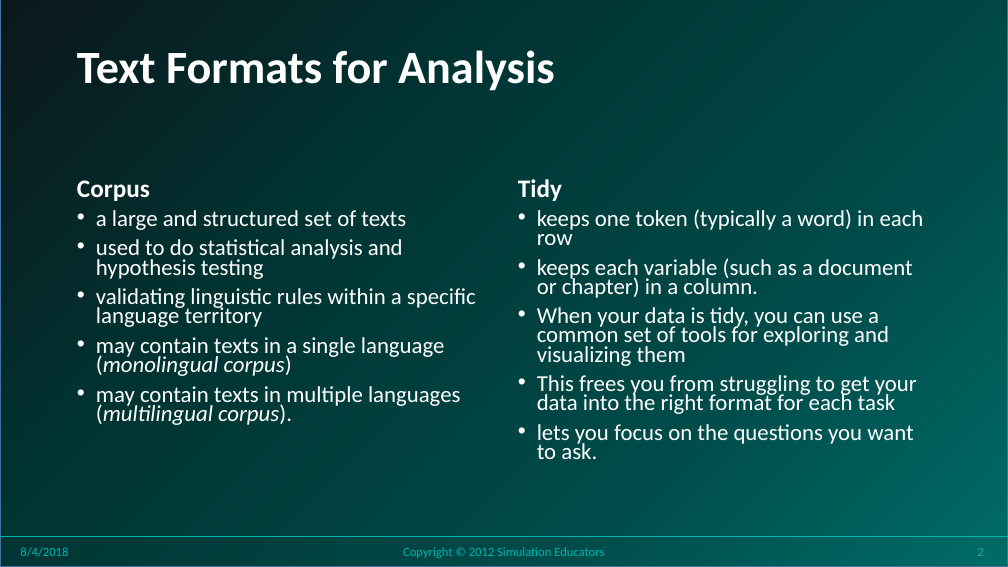
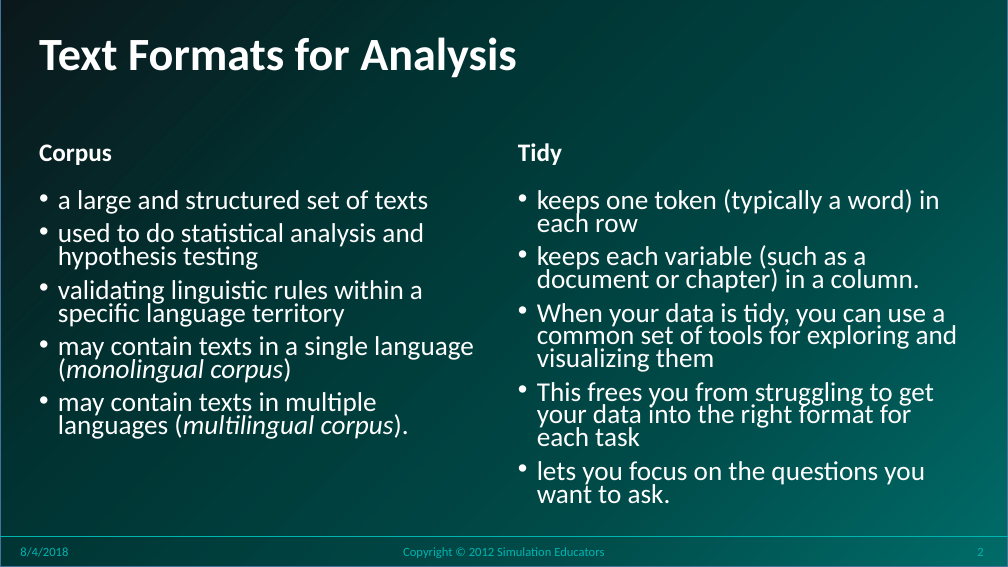
Before and after one commit to stricje1/VIT_University, a slide deck: slide 2 of Predictive_Modeling/PPT/Seminar 13 - Sentiment Modeling.pptx. Drawn at 1008x567 pixels with LibreOffice and Linux fonts; fonts in the diff are those of the drawing; background and template pictures are left out. Boxes give left, top, right and bottom in pixels: in the first picture for what was removed or moved away, otherwise in the second. Text is boxed around its words. In the diff, an @@ line names an element or a change of style, - is before the commit and + after.

```diff
--- a/Predictive_Modeling/PPT/Seminar 13 - Sentiment Modeling.pptx
+++ b/Predictive_Modeling/PPT/Seminar 13 - Sentiment Modeling.pptx
@@ title "Text Formats for Analysis": place and size @@
-title "Text Formats for Analysis" at box(77, 50, 555, 91)
+title "Text Formats for Analysis" at box(39, 37, 517, 78)
@@ text "Corpus" at box(39, 144, 112, 165): vertical alignment bottom to middle @@
@@ text "Corpus": place and size @@
-text "Corpus" at box(77, 180, 150, 201)
+text "Corpus" at box(39, 144, 112, 165)
@@ text "Tidy": place and size @@
-text "Tidy" at box(518, 179, 562, 201)
+text "Tidy" at box(518, 143, 562, 165)
@@ text "Tidy" at box(518, 143, 562, 165): vertical alignment bottom to middle @@
@@ text "a large and structured set ..." at box(58, 190, 474, 439): size 21.7 to 25.9 pt @@
@@ text "a large and structured set ...": place and size @@
-text "a large and structured set ..." at box(96, 210, 476, 425)
+text "a large and structured set ..." at box(58, 190, 474, 439)
@@ text "keeps one token (typically a ...": place and size @@
-text "keeps one token (typically a ..." at box(537, 209, 924, 459)
+text "keeps one token (typically a ..." at box(537, 189, 958, 504)
@@ text "keeps one token (typically a ..." at box(537, 189, 958, 504): size 21.7 to 25.9 pt @@
```
Also in this commit, not shown: 23 other slides changed, 3 other files.
